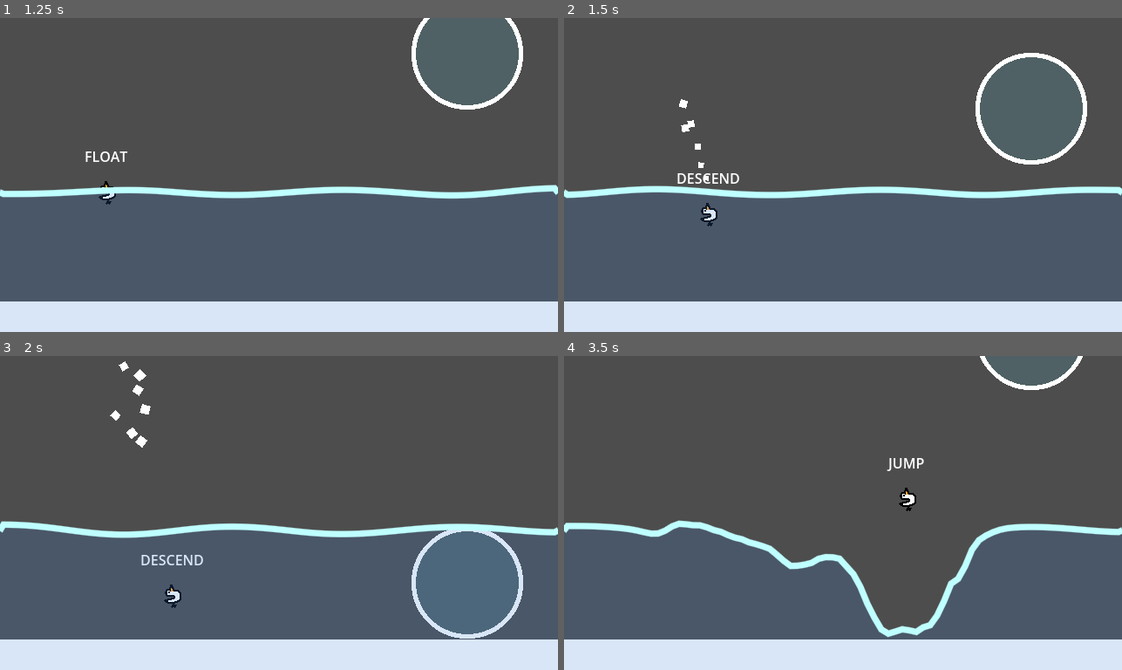
Above: before the commit, frames 1-4 (two rows, left to right).
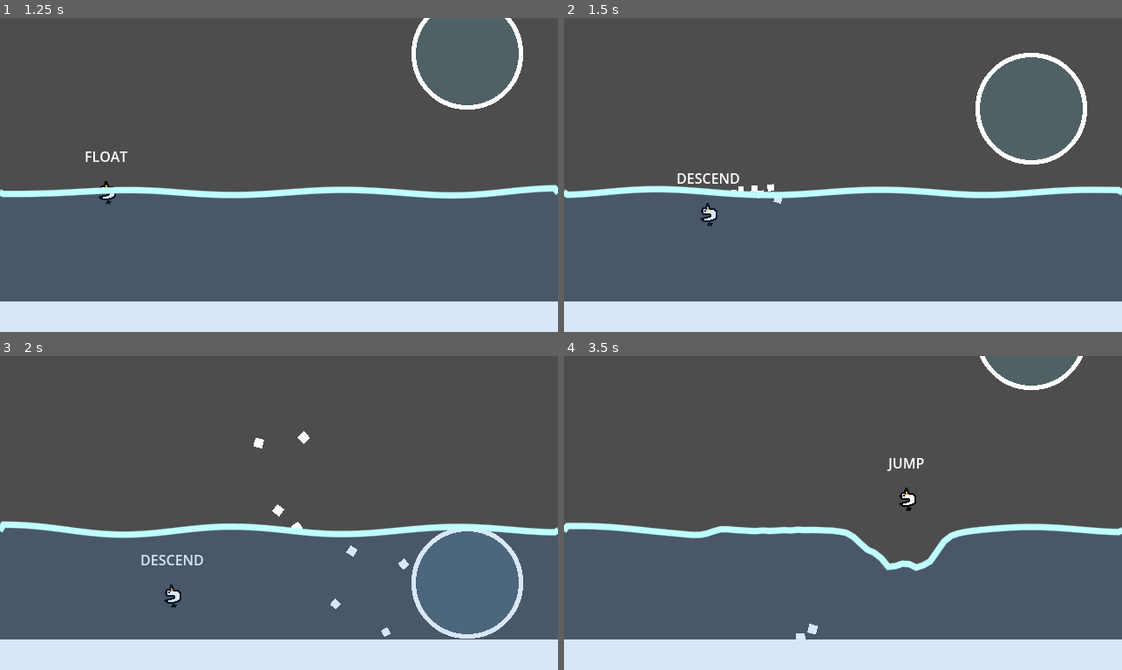
Above: after the commit, the same moments.

Repository: ron0studios/Global-Game-Jam-2025
Game: Godot game, scene res://objects/sandbox.tscn
Two runs of this game, one before a commit and one after it. Both use one fixed random seed, a clock stepped at 60 frames per second and the inputs below. The engine's default icon, where the game draws it, is replaced by a stand-in: a white triangle on a blue panel in a dark square.
Inputs (mouse positions are in pixels of both pictures, inside the frame that each line leads up to):
- Up to frame 1 (1.25 s): move the mouse to (401, 159) at 0.52 s; hold Right (ui_right) from 0.53 s (still down); hold Space (blow) from 0.53 s (still down)
- Up to frame 2 (1.5 s): move the mouse to (731, 190) at 1.27 s; release Right (ui_right) at 1.28 s; release Space (blow) at 1.28 s; hold Down (ui_down) from 1.28 s (still down); tap Space (blow) at 1.35 s
- Up to frame 3 (2 s): keep holding Down (ui_down)
- Up to frame 4 (3.5 s): move the mouse to (898, 443) at 2.02 s; release Down (ui_down) at 2.03 s; hold Right (ui_right) 2.03-2.78 s; hold Space (blow) 2.03-2.78 s; move the mouse to (815, 575) at 2.77 s; hold Up (ui_up) from 2.78 s (still down); tap Space (blow) at 2.85 s

Frame 1 is identical in both runs. In frame 2, 0.2% of the frame differs, in the area x 20-40%, y 25-60%; in frame 3, 0.6%; in frame 4, 7.7%, in the area x 10-81%, y 52-91%.

Commit message:
directional blowing (with mouse)

Diff:
--- a/objects/bubble.tscn
+++ b/objects/bubble.tscn
@@ -26,8 +26,8 @@
 radius = 72.0
 
 [node name="bubble" type="RigidBody2D"]
-collision_layer = 3
-collision_mask = 3
+collision_layer = 2
+collision_mask = 2
 physics_material_override = SubResource("PhysicsMaterial_spq51")
 gravity_scale = 0.2
 contact_monitor = true
--- a/objects/sandbox.gd
+++ b/objects/sandbox.gd
@@ -8,5 +8,5 @@
 
 # Called every frame. 'delta' is the elapsed time since the previous frame.
 func _process(delta: float) -> void:
-	$Water.apply_force($Player.global_position, 128.0 * Vector2.DOWN, 48.0)
+	$Water.apply_force($Player.global_position, 128.0 * Vector2.DOWN, 10.0)
 	pass
--- a/objects/sandbox.tscn
+++ b/objects/sandbox.tscn
@@ -30,6 +30,8 @@
 offset_bottom = 632.0
 
 [node name="StaticBody2D" type="StaticBody2D" parent="box"]
+collision_layer = 3
+collision_mask = 3
 
 [node name="CollisionShape2D" type="CollisionShape2D" parent="box/StaticBody2D"]
 position = Vector2(581.5, 604.5)
--- a/player.gd
+++ b/player.gd
@@ -71,11 +71,13 @@
 
 
 func handle_blowing(delta):
+	$BlowArea.rotation = deg_to_rad(90) + get_angle_to(get_global_mouse_position())
 	if Input.is_action_just_pressed("blow"):
 		blowing = true
 		$Breathtimer.start()
 
 	if Input.is_action_just_released("blow"):
+		print(global_position.direction_to($BlowArea/CollisionShape2D.global_position).normalized())
 		blowing = false
 		$BlowArea/blowparticle.emitting = true
 		force = ($Breathtimer.wait_time-$Breathtimer.time_left)/$Breathtimer.wait_time
@@ -94,5 +96,6 @@
 
 func _on_blow_area_body_entered(body: RigidBody2D) -> void:
 	if body.name == "bubble":
-		body.apply_impulse(Vector2.UP*1000*force)
+
+		body.apply_impulse(global_position.direction_to($BlowArea/CollisionShape2D.global_position).normalized()*1000*force)
 	pass # Replace with function body.
--- a/project.godot
+++ b/project.godot
@@ -42,6 +42,7 @@
 blow={
 "deadzone": 0.5,
 "events": [Object(InputEventKey,"resource_local_to_scene":false,"resource_name":"","device":-1,"window_id":0,"alt_press …(191 unchanged characters)…
+, Object(InputEventMouseButton,"resource_local_to_scene":false,"resource_name":"","device":-1,"window_id":0,"alt_pressed":false,"shift_pressed":false,"ctrl_pressed":false,"meta_pressed":false,"button_mask":1,"position":Vector2(109, 9),"global_position":Vector2(118, 55),"factor":1.0,"button_index":1,"canceled":false,"pressed":true,"double_click":false,"script":null)
 ]
 }
 jump={
